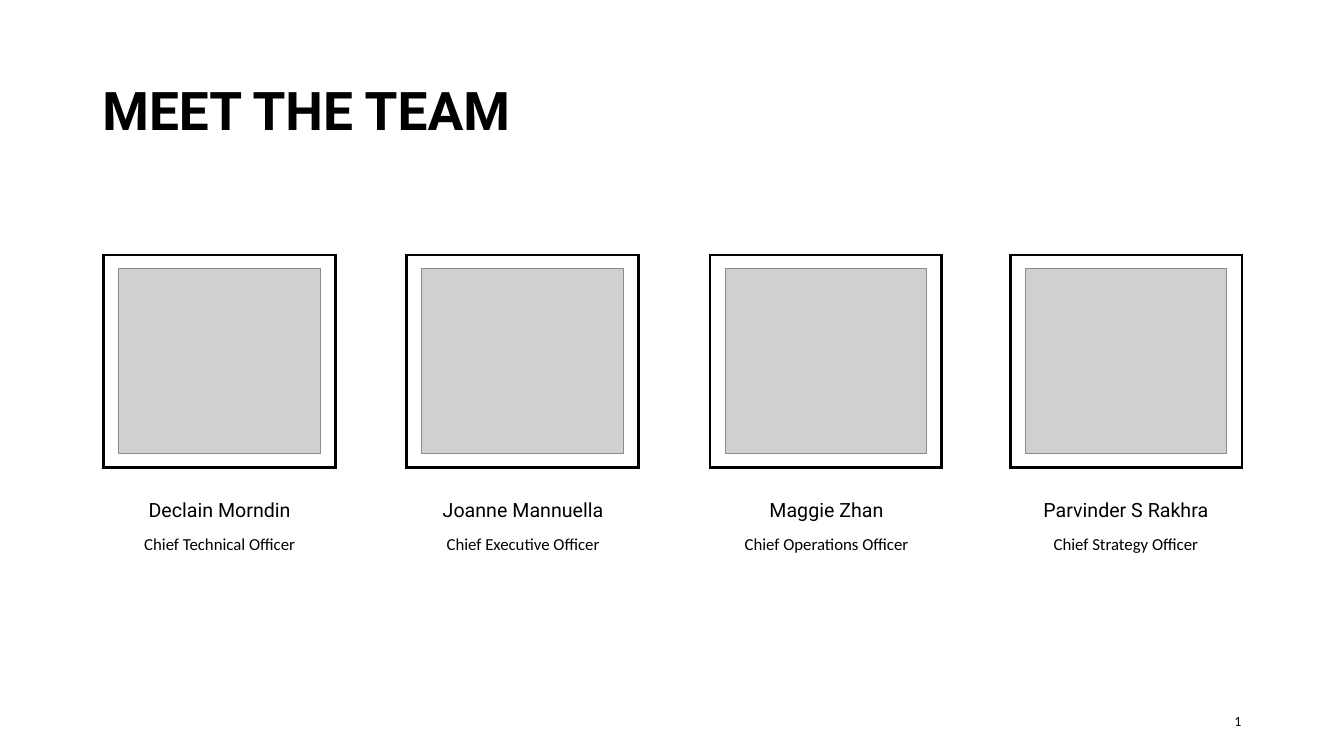
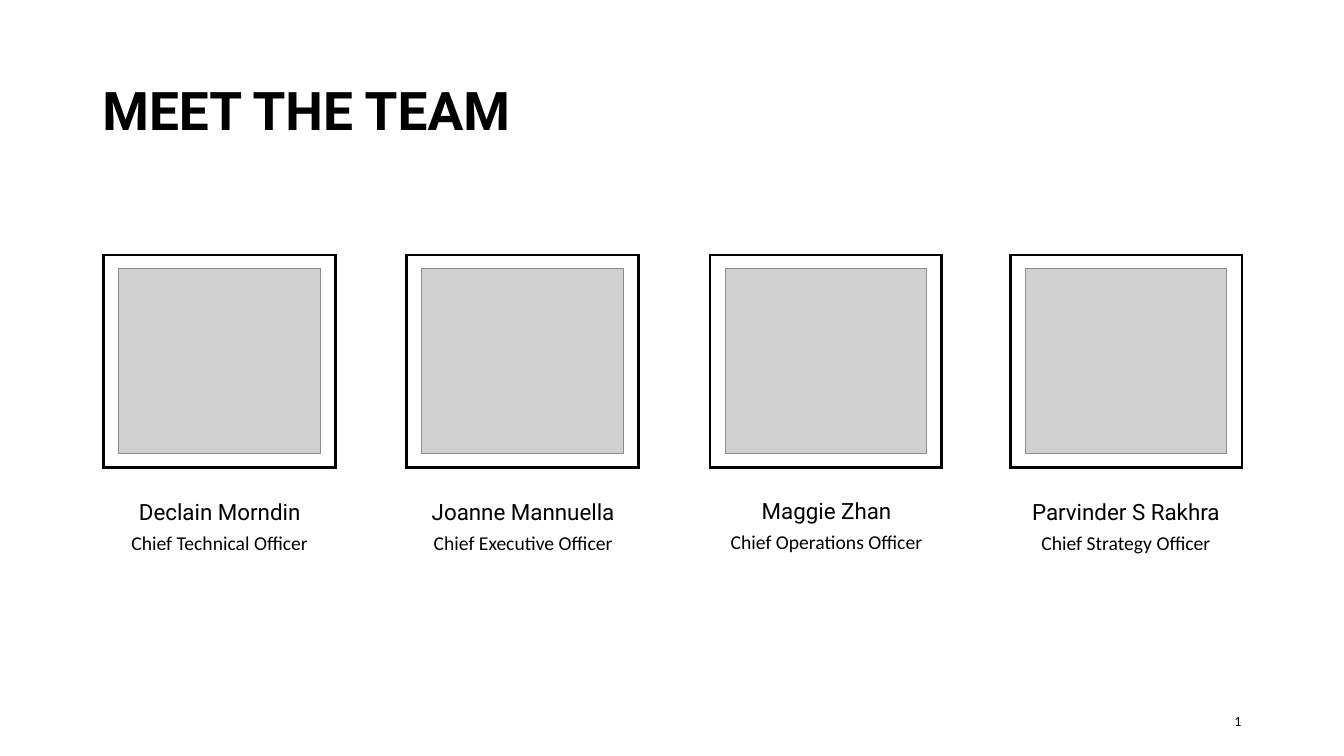
Before and after one commit to parvinderrakhra/Final_Project, a slide deck: slide 1 of BornToSurvive - BTS.pptx. Drawn at 1344x756 pixels with LibreOffice and Linux fonts; fonts in the diff are those of the drawing; grey boxes stand for pictures. Boxes give left, top, right and bottom in pixels: in the first picture for what was removed or moved away, otherwise in the second. Text is boxed around its words. In the diff, an @@ line names an element or a change of style, - is before the commit and + after.

```diff
--- a/BornToSurvive - BTS.pptx
+++ b/BornToSurvive - BTS.pptx
@@ size 14 to 16 pt in 4 elements at [139, 503, 300, 521], [432, 503, 614, 521], [762, 502, 891, 524], [1032, 503, 1220, 521] @@
@@ size 12 to 14 pt in 4 elements at [131, 536, 308, 550], [434, 536, 613, 550], [731, 535, 922, 552], [1041, 536, 1211, 554] @@
```
Also in this commit, not shown: 2 other slides changed, 2 other files.
